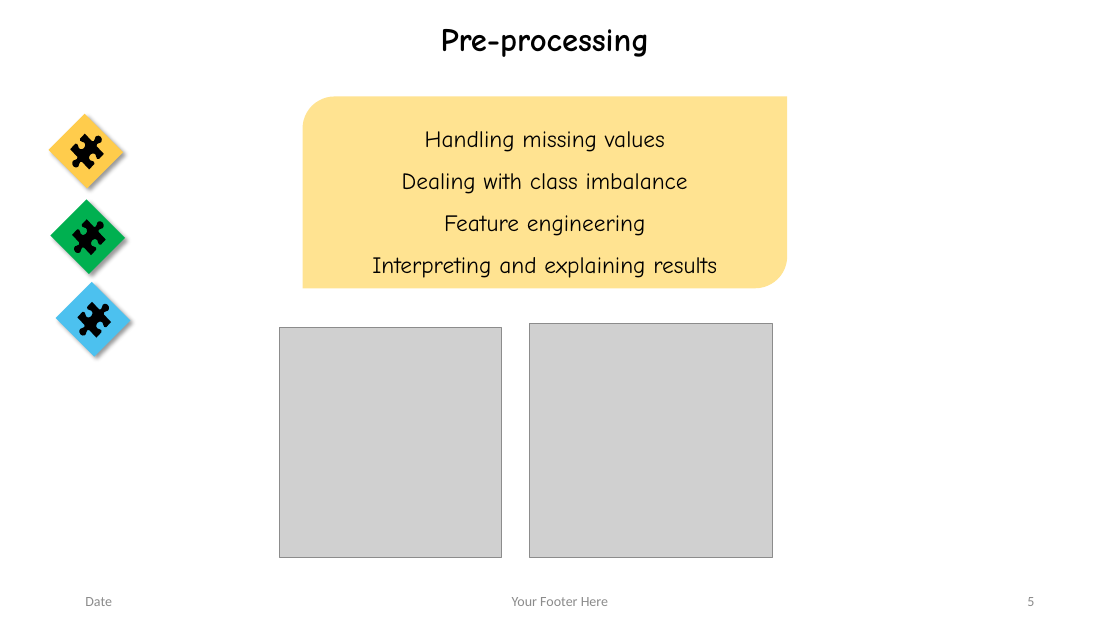
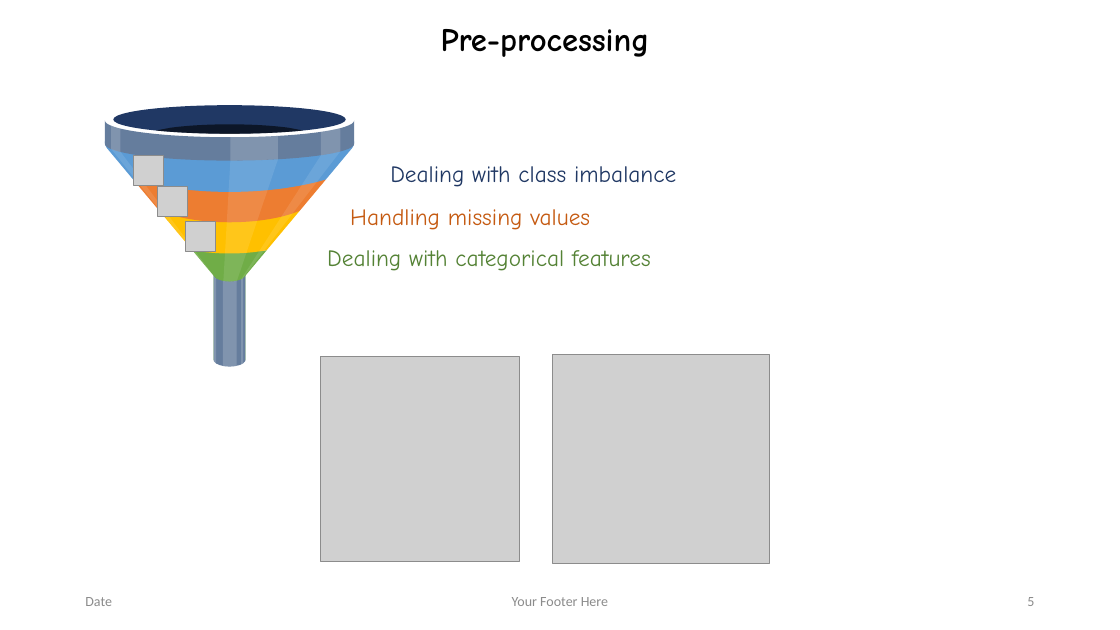
Before and after one commit to dinaomidvartehrani/Adult-Census-Income-Analysis, a slide deck: slide 5 of Presentation.pptx. Drawn at 1120x630 pixels with LibreOffice and Linux fonts; fonts in the diff are those of the drawing; grey boxes stand for pictures; background and template pictures are left out. Boxes give left, top, right and bottom in pixels: in the first picture for what was removed or moved away, otherwise in the second. Text is boxed around its words. In the diff, an @@ line names an element or a change of style, - is before the commit and + after.

```diff
--- a/Presentation.pptx
+++ b/Presentation.pptx
@@ round diag rect removed at (x1=302, y1=97, x2=787, y2=288) @@
-Handling missing values
-Dealing with class imbalance
-Feature engineering
-Interpreting and explaining results
@@ freeform shape resized from (x1=71, y1=134, x2=104, y2=170) to (x1=111, y1=125, x2=120, y2=151) @@
@@ freeform shape at (x1=111, y1=125, x2=120, y2=151): fill #000000 to #FFFFFF at 18% opacity @@
@@ group added at (x1=105, y1=105, x2=355, y2=366): 15 freeform shapes, 3 pictures, 1 rectangle, 1 ellipse @@
@@ text added at (x1=390, y1=166, x2=676, y2=187), 20 pt, text #203864 @@
+Dealing with class imbalance
@@ text added at (x1=350, y1=209, x2=590, y2=230), 20 pt, text #C55A11 @@
+Handling missing values
@@ text added at (x1=327, y1=250, x2=651, y2=271), 20 pt, text #548235 @@
+Dealing with categorical features
@@ group removed at (x1=49, y1=113, x2=130, y2=357): 3 rectangles, 2 freeform shapes @@
@@ picture resized from (x1=280, y1=328, x2=502, y2=558) to (x1=321, y1=356, x2=519, y2=562) @@
@@ picture resized from (x1=530, y1=324, x2=773, y2=558) to (x1=553, y1=355, x2=770, y2=564) @@
```
Also in this commit, not shown: 5 other slides changed.
